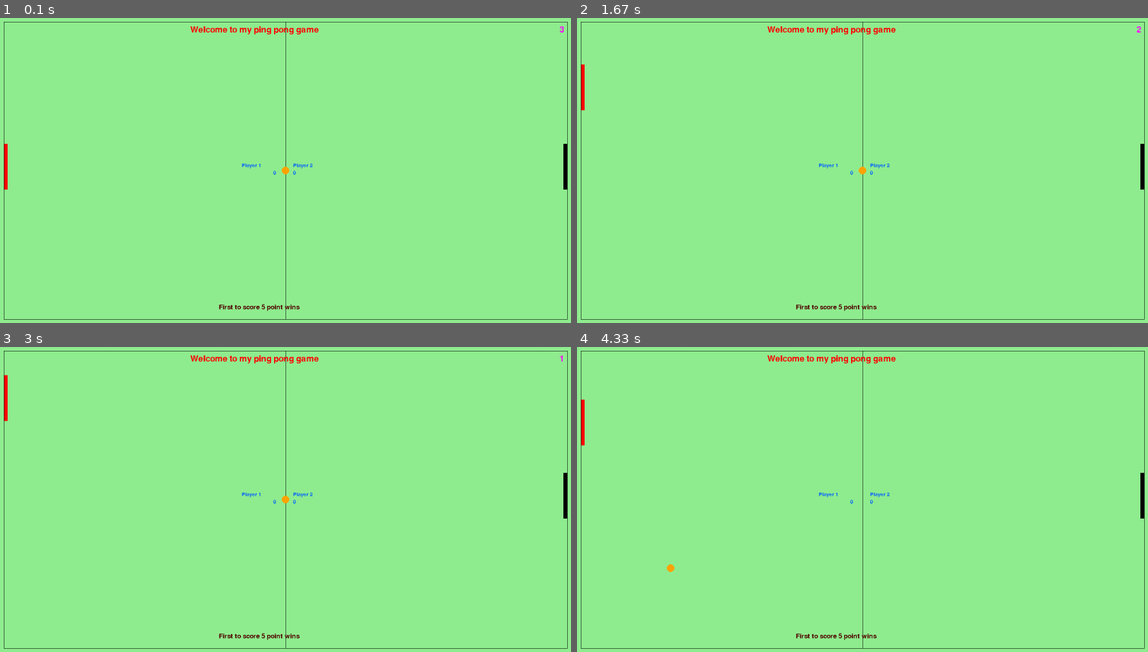
Above: before the commit, frames 1-4 (two rows, left to right).
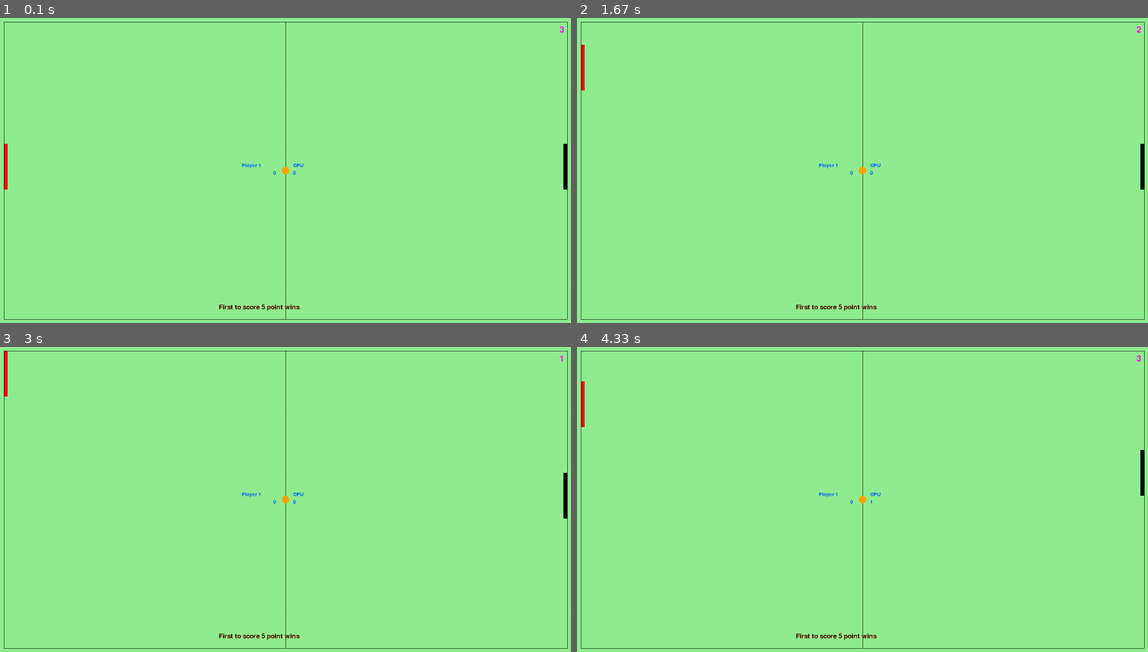
Above: after the commit, the same moments.

Repository: JAYAKANTHARUN/ping_pong_pygame
Game: pygame game, started from cpu.py
The game is run twice, just before and just after one commit, with the same random seed, the same clock (stepped at 60 frames per second) and the same inputs.
Inputs:
- Up to frame 1 (0.1 s): no input
- Up to frame 2 (1.67 s): hold W 0.33-0.8 s; hold S 0.83-1.13 s; hold W 1.17-1.53 s; hold S from 1.57 s (still down)
- Up to frame 3 (3 s): release S at 1.93 s; hold W 1.97-2.27 s; hold S 2.3-2.6 s; hold W from 2.63 s (still down)
- Up to frame 4 (4.33 s): release W at 3 s; hold S 3.03-3.4 s; hold W 3.43-3.73 s; hold S 3.77-4.07 s; hold W from 4.1 s (still down)

The runs differ from the first frame. In frame 1, 0.3% of the frame differs, in the area x 33-56%, y 2-50%; in frame 2, 0.4%; in frame 3, 0.4%; in frame 4, 0.6%, in the area x 0-100%, y 2-74%.

Commit message:
Updated modes

Diff:
--- /dev/null
+++ b/2p.py
@@ -0,0 +1,243 @@
+#import pygame library
+import pygame,sys,random,math
+
+#player animation
+def playeranimation():
+    if player1.top<=10:
+        player1.top=10
+    if player1.bottom>=screenheight-10:
+        player1.bottom=screenheight-10
+    if player2.top<=10:
+        player2.top=10
+    if player2.bottom>=screenheight-10:
+        player2.bottom=screenheight-10
+
+#ball animation
+def ballanimation():
+    global ballspeedx,ballspeedy,player1score,player2score,scoretime,win1time,win2time
+
+    #speed
+    ball.x+=ballspeedx
+    ball.y+=ballspeedy
+
+    #bounce back and regeneration
+    if ball.top<=10 or ball.bottom>=screenheight-10:
+        #pygame.mixer.Sound.play(pongsound)
+        ballspeedy*=-1
+    if ball.left<=10:
+        #pygame.mixer.Sound.play(scoresound)
+        player2score+=1
+        if player2score==winscore:
+            win2time=pygame.time.get_ticks()#return present time in milliseconds
+        scoretime=pygame.time.get_ticks()
+
+    if ball.right>=screenwidth-10:
+        #pygame.mixer.Sound.play(scoresound)
+        player1score+=1
+        if player1score==winscore:
+            win1time=pygame.time.get_ticks()
+        scoretime=pygame.time.get_ticks()
+
+    #collide with player
+    if ball.colliderect(player2) and ballspeedx>0:
+        #pygame.mixer.Sound.play(pongsound)
+        if abs(ball.right-player2.left)<10:
+            ballspeedx*=-1
+        elif abs(ball.bottom-player2.top)<10 and ballspeedy>0:
+            ballspeedy*=-1
+        elif abs(ball.top-player2.bottom)<10 and ballspeedy<0:
+            ballspeedy*=-1
+    if ball.colliderect(player1) and ballspeedx<0:
+       #pygame.mixer.Sound.play(pongsound)
+        if abs(ball.left-player1.right)<10:
+            ballspeedx*=-1
+        elif abs(ball.bottom-player1.top)<10 and ballspeedy>0:
+            ballspeedy*=-1
+        elif abs(ball.top-player1.bottom)<10 and ballspeedy<0:
+            ballspeedy*=-1
+
+#ball regeneration
+def ballstart():
+    global ballspeedx,ballspeedy,scoretime
+    currenttime=pygame.time.get_ticks()
+    ball.center = (screenwidth/2, screenheight/2)
+    if currenttime-scoretime<3000:
+        ballspeedx,ballspeedy=0,0
+        timetext=timefont.render(f"{math.floor(4-((currenttime-scoretime)/1000))}",False,timecolor)
+        screen.blit(timetext,(screenwidth-30,20))
+    else:
+        ballspeedy=ballspeed*random.choice((1,-1)) # this is done to move the ball after colliding with side walls
+        ballspeedx=ballspeed*random.choice((1,-1))
+        scoretime=None
+
+#display win message
+def display1win():
+    global win1time,ballspeedx,ballspeedy
+    ball.center = (screenwidth/2, screenheight/2)
+    close1time=pygame.time.get_ticks()
+    if close1time-win1time<2000:
+        ballspeedx,ballspeedy=0,0
+        win1text=winfont.render("!! Player1 wins !!",False,wincolor)
+        screen.blit(win1text,(screenwidth/2-360,screenheight/2+100))
+    else:
+        pygame.quit()
+        sys.quit()
+
+def display2win():
+    global win2time,ballspeedx,ballspeedy
+    ball.center = (screenwidth/2, screenheight/2)
+    close2time=pygame.time.get_ticks()
+    if close2time-win2time<2000:
+        ballspeedx,ballspeedy=0,0
+        win2text=winfont.render("!! Player2 wins !!",False,wincolor)
+        screen.blit(win2text,(screenwidth/2+20,screenheight/2+100))
+    else:
+        pygame.quit()
+        sys.quit()
+
+pygame.mixer.pre_init(44100,-16,2,512)
+
+pygame.init()
+
+clock=pygame.time.Clock()
+
+#creating new window
+screenwidth=1500
+screenheight=800
+screen=pygame.display.set_mode((screenwidth,screenheight))
+
+#name for window
+name=pygame.display.set_caption("Ping Pong Game")
+
+#icon for game
+icon=pygame.image.load("image.jpg")
+pygame.display.set_icon(icon)
+
+#colours
+bgcolor=(144,238,144)
+ballcolor=(255,165,0)
+player1color=(255,0,0)
+player2color=(0,0,0)
+linecolor=(0,0,0)
+scorecolor=(0,96,255)
+timecolor=(255,0,255)
+welcomecolor=(255,0,0)
+wincolor=(255,0,127)
+aimcolor=(81,4,0)
+
+#creating shapes
+ball=pygame.Rect(screenwidth/2-10,screenheight/2-10,20,20)
+player1=pygame.Rect(10, screenheight / 2 - 70,10,120)
+player2=pygame.Rect(screenwidth - 20, screenheight / 2 - 70,10,120)
+
+#speed
+ballspeed=6
+ballspeedx=ballspeed * random.choice((1,-1))#this is done so that ball will move in random direction after colliding with side walls
+ballspeedy=ballspeed * random.choice((1,-1))
+player1speed=0
+player2speed=0
+speed=4
+
+#score details
+player1score=0
+player2score=0
+scorefont=pygame.font.SysFont("castellar",20)
+
+#score time
+scoretime=True
+timefont=pygame.font.SysFont("algerian",32)
+
+#welcome
+welcomefont=pygame.font.SysFont("algerian",32)
+
+#win
+win1time=None
+win2time=None
+winfont=pygame.font.SysFont("script",50)
+winscore=5
+
+#aim
+aimfont=pygame.font.SysFont("algerian",25)
+
+#sound
+#pongsound=pygame.mixer.Sound("pong.ogg")
+#wscoresound=pygame.mixer.Sound("score.ogg")
+
+
+#run the window
+while True:
+    for event in pygame.event.get():
+        if event.type==pygame.QUIT:
+            pygame.quit()
+            sys.quit()
+
+        #configuring buttons
+        if event.type==pygame.KEYDOWN:
+            if event.key==pygame.K_s:
+                player1speed+=speed
+            if event.key==pygame.K_w:
+                player1speed-=speed
+        if event.type==pygame.KEYUP:
+            if event.key==pygame.K_s:
+                player1speed-=speed
+            if event.key==pygame.K_w:
+                player1speed+=speed
+
+        if event.type==pygame.KEYDOWN:
+            if event.key==pygame.K_DOWN:
+                player2speed+=speed
+            if event.key==pygame.K_UP:
+                player2speed-=speed
+        if event.type==pygame.KEYUP:
+            if event.key==pygame.K_DOWN:
+                player2speed-=speed
+            if event.key==pygame.K_UP:
+                player2speed+=speed
+
+    player1.y+=player1speed
+    player2.y+=player2speed
+
+    ballanimation()
+
+    playeranimation()
+
+    #drawing objects and Lines
+    screen.fill(bgcolor)
+    pygame.draw.rect(screen,player1color,player1)
+    pygame.draw.rect(screen,player2color,player2)
+    pygame.draw.line(screen,linecolor,[10,10],[screenwidth-10,10])
+    pygame.draw.line(screen,linecolor,[10,10],[10,screenheight-10])
+    pygame.draw.line(screen,linecolor,[10,screenheight-10],[screenwidth-10,screenheight-10])
+    pygame.draw.line(screen,linecolor,[screenwidth-10,10],[screenwidth-10,screenheight-10])
+    pygame.draw.line(screen,linecolor,[screenwidth/2,10],[screenwidth/2,screenheight-10])
+
+    #displays welcome message
+    #welcometext=welcomefont.render("Welcome to my ping pong game",False,welcomecolor)
+    #screen.blit(welcometext,(screenwidth/2-250,20))
+
+    aimtext=aimfont.render(f"First to score {winscore} point wins",False,aimcolor)
+    screen.blit(aimtext,(screenwidth/2-175,screenheight-50))
+
+    #displaying scores
+    player1text=scorefont.render(f"{player1score}",False,scorecolor)
+    screen.blit(player1text,(screenwidth/2-32,screenheight/2))
+    player2text=scorefont.render(f"{player2score}",False,scorecolor)
+    screen.blit(player2text,(screenwidth/2+20,screenheight/2))
+    playername1text=scorefont.render("Player 1",False,scorecolor)
+    screen.blit(playername1text,(screenwidth/2-115,screenheight/2-20))
+    playername2text=scorefont.render("Player 2",False,scorecolor)
+    screen.blit(playername2text,(screenwidth/2+20,screenheight/2-20))
+
+    pygame.draw.ellipse(screen,ballcolor,ball)
+
+    if win1time:
+        display1win()
+    if win2time:
+        display2win()
+
+    if scoretime:
+        ballstart()
+
+    #updating window
+    pygame.display.flip()
+    clock.tick(144)
--- a/main.py
+++ b/cpu.py
@@ -7,6 +7,13 @@
         player1.top=10
     if player1.bottom>=screenheight-10:
         player1.bottom=screenheight-10
+
+#CPU movement
+def aianimation():
+    if player2.top<ball.y:
+        player2.top+=speed
+    if player2.bottom>ball.y:
+        player2.bottom-=speed
     if player2.top<=10:
         player2.top=10
     if player2.bottom>=screenheight-10:
@@ -89,7 +96,7 @@
     close2time=pygame.time.get_ticks()
     if close2time-win2time<2000:
         ballspeedx,ballspeedy=0,0
-        win2text=winfont.render("!! Player2 wins !!",False,wincolor)
+        win2text=winfont.render("!! CPU wins !!",False,wincolor)
         screen.blit(win2text,(screenwidth/2+20,screenheight/2+100))
     else:
         pygame.quit()
@@ -131,12 +138,12 @@
 player2=pygame.Rect(screenwidth - 20, screenheight / 2 - 70,10,120)
 
 #speed
-ballspeed=6
+ballspeed=5
 ballspeedx=ballspeed * random.choice((1,-1))#this is done so that ball will move in random direction after colliding with side walls
 ballspeedy=ballspeed * random.choice((1,-1))
 player1speed=0
 player2speed=0
-speed=4
+speed=5
 
 #score details
 player1score=0
@@ -183,23 +190,14 @@
             if event.key==pygame.K_w:
                 player1speed+=speed
 
-        if event.type==pygame.KEYDOWN:
-            if event.key==pygame.K_DOWN:
-                player2speed+=speed
-            if event.key==pygame.K_UP:
-                player2speed-=speed
-        if event.type==pygame.KEYUP:
-            if event.key==pygame.K_DOWN:
-                player2speed-=speed
-            if event.key==pygame.K_UP:
-                player2speed+=speed
-
     player1.y+=player1speed
     player2.y+=player2speed
 
     ballanimation()
 
     playeranimation()
+
+    aianimation()
 
     #drawing objects and Lines
     screen.fill(bgcolor)
@@ -212,8 +210,8 @@
     pygame.draw.line(screen,linecolor,[screenwidth/2,10],[screenwidth/2,screenheight-10])
 
     #displays welcome message
-    welcometext=welcomefont.render("Welcome to my ping pong game",False,welcomecolor)
-    screen.blit(welcometext,(screenwidth/2-250,20))
+    #welcometext=welcomefont.render("Welcome to my ping pong game",False,welcomecolor)
+    #screen.blit(welcometext,(screenwidth/2-250,20))
 
     aimtext=aimfont.render(f"First to score {winscore} point wins",False,aimcolor)
     screen.blit(aimtext,(screenwidth/2-175,screenheight-50))
@@ -225,7 +223,7 @@
     screen.blit(player2text,(screenwidth/2+20,screenheight/2))
     playername1text=scorefont.render("Player 1",False,scorecolor)
     screen.blit(playername1text,(screenwidth/2-115,screenheight/2-20))
-    playername2text=scorefont.render("Player 2",False,scorecolor)
+    playername2text=scorefont.render("CPU",False,scorecolor)
     screen.blit(playername2text,(screenwidth/2+20,screenheight/2-20))
 
     pygame.draw.ellipse(screen,ballcolor,ball)
--- a/tk.py
+++ b/tk.py
@@ -10,7 +10,7 @@
 
 def startgame(number):
     if number==1:
-        os.system("python main.py")
+        os.system("python cpu.py")
     if number==2:
         os.system("python 2p.py")
     if number==3:
@@ -21,7 +21,7 @@
     root.destroy()
 
 def control():
-    messagebox.showinfo("CONTROLS","MOVEMENT\nCPU -- UPARROW,DOWNARROW\n2 PLAYERS -- W,S/UPARROW,DOWNARROW\n4 PLAYERS -- W,S/UPARROW,DOWNARROW/O,P/N,M")
+    messagebox.showinfo("CONTROLS","MOVEMENT\nCPU -- W,S\n2 PLAYERS -- W,S/UPARROW,DOWNARROW\n4 PLAYERS -- W,S/UPARROW,DOWNARROW/O,P/N,M")
 
 root.title("PING PONG GAME")
 
